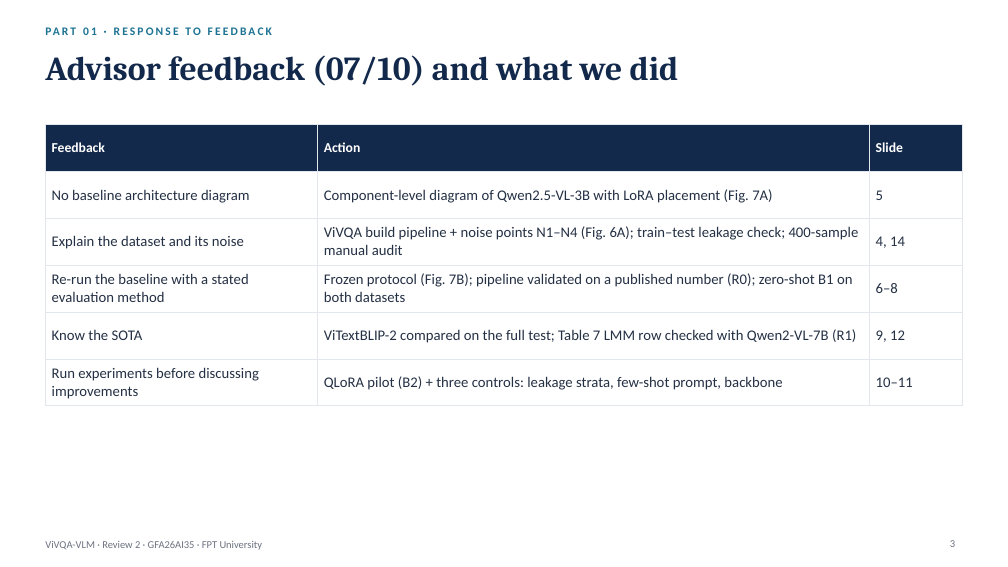
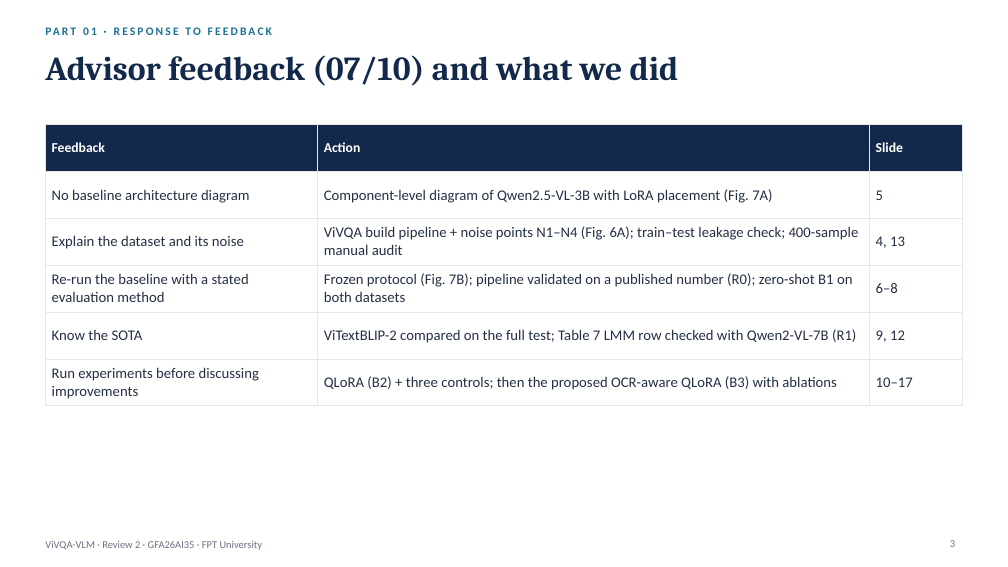
Before and after one commit to PLHGNAOH/ViVQA-VLM, a slide deck: slide 3 of docs/W07/ViVQA-VLM_Review2_EN.pptx. Drawn at 1008x567 pixels with LibreOffice and Linux fonts; fonts in the diff are those of the drawing. Boxes give left, top, right and bottom in pixels: in the first picture for what was removed or moved away, otherwise in the second. Text is boxed around its words. In the diff, an @@ line names an element or a change of style, - is before the commit and + after.

```diff
--- a/docs/W07/ViVQA-VLM_Review2_EN.pptx
+++ b/docs/W07/ViVQA-VLM_Review2_EN.pptx
@@ table at (45,125,963,403) @@
-row 3, column 3: 4, 14
+row 3, column 3: 4, 13
-row 6, column 2: QLoRA pilot (B2) + three controls: leakage strata, few-shot prompt, backbone
+row 6, column 2: QLoRA (B2) + three controls; then the proposed OCR-aware QLoRA (B3) with ablations
-row 6, column 3: 10–11
+row 6, column 3: 10–17
```
Also in this commit, not shown: 9 other slides changed, 4 slides added, 5 other files.
